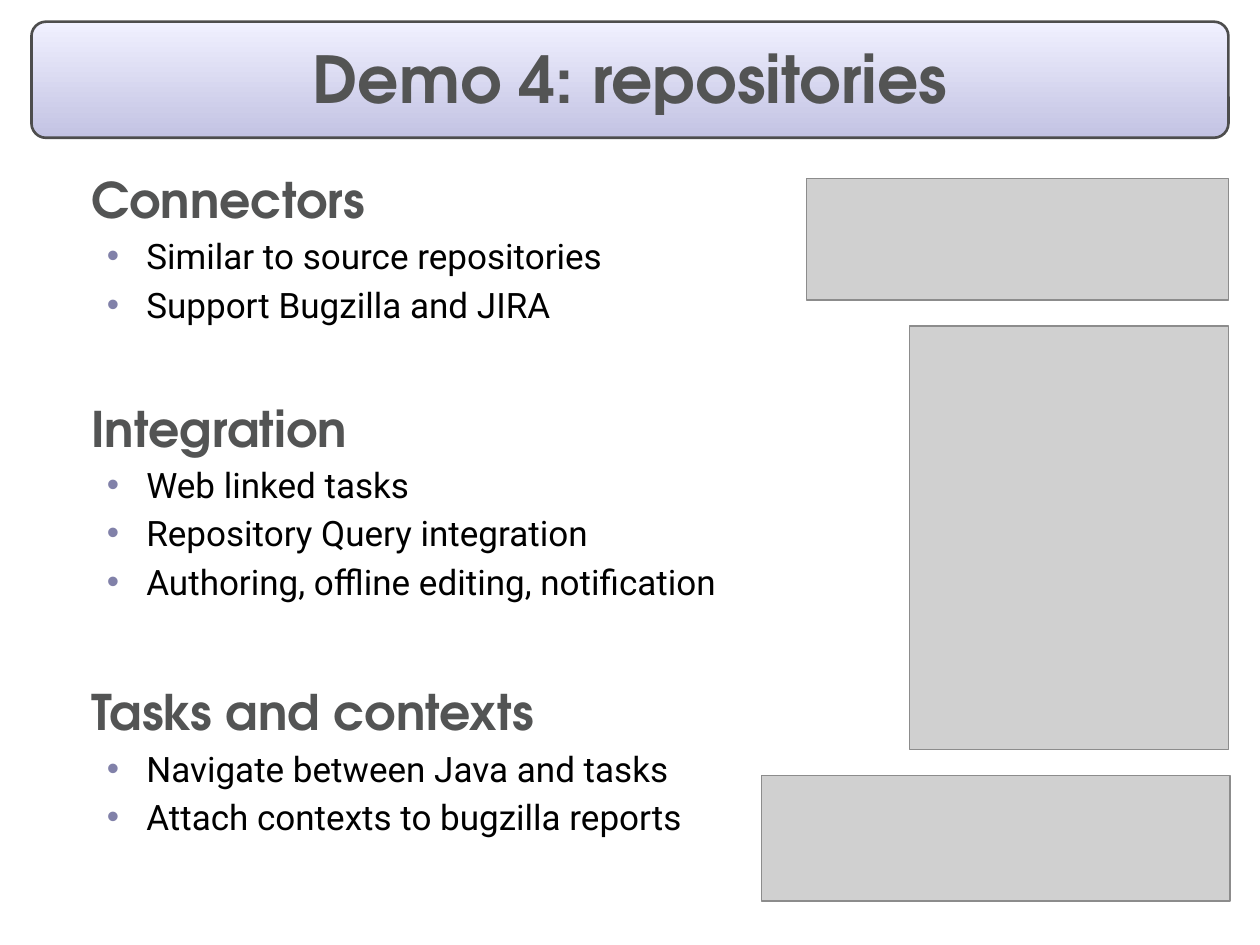
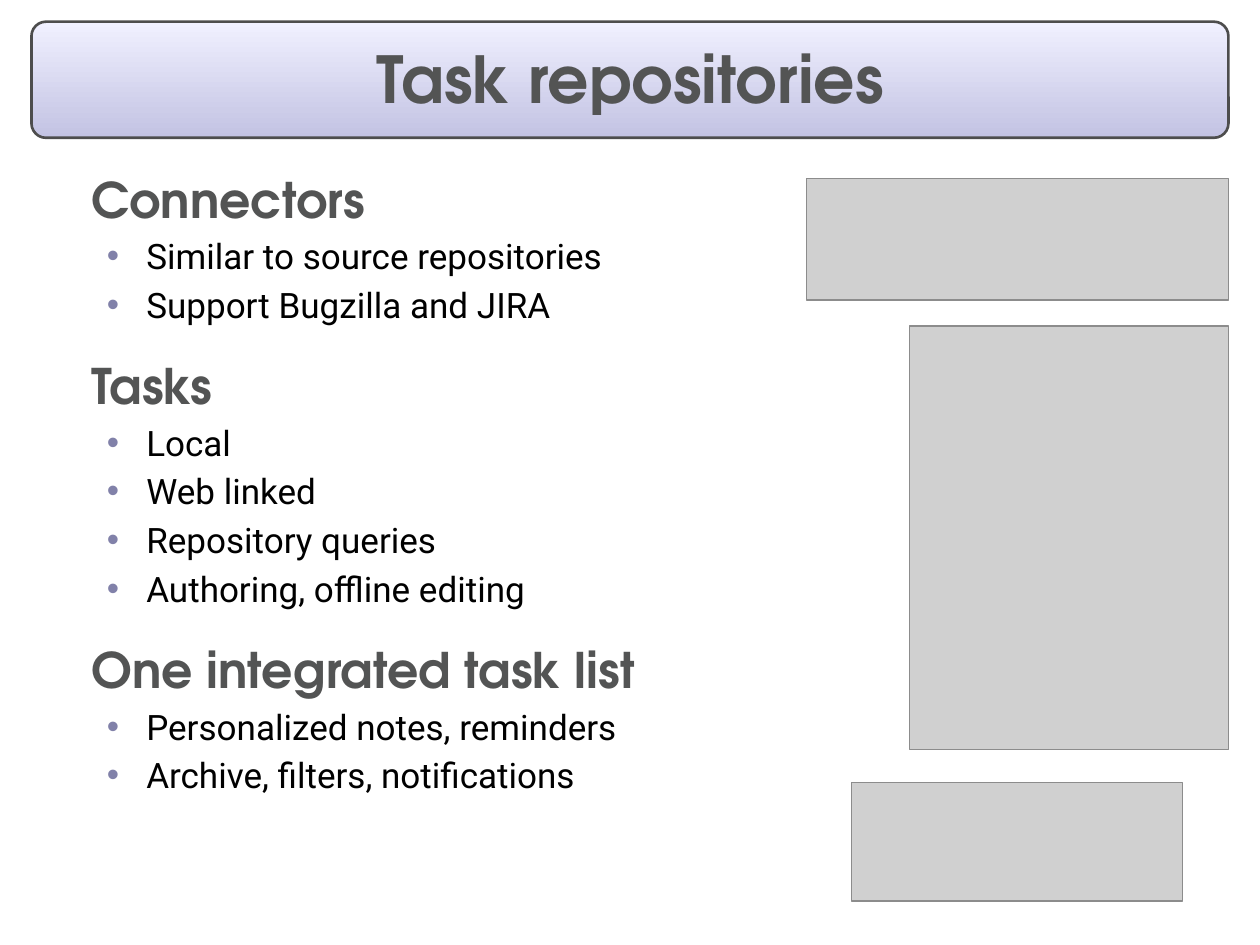
Before and after one commit to eclipse-mylyn/mylyn-website, a slide deck: slide 10 of publications/2006-03-mylar-eclipsecon.ppt. Drawn at 1260x945 pixels with LibreOffice and Linux fonts; fonts in the diff are those of the drawing; grey boxes stand for pictures. Boxes give left, top, right and bottom in pixels: in the first picture for what was removed or moved away, otherwise in the second. Text is boxed around its words. In the diff, an @@ line names an element or a change of style, - is before the commit and + after.

```diff
--- a/publications/2006-03-mylar-eclipsecon.ppt
+++ b/publications/2006-03-mylar-eclipsecon.ppt
@@ title at bbox=[377, 53, 883, 115]: text changed @@
-Demo 4: repositories
+Task repositories
@@ text at bbox=[91, 368, 635, 793]: text changed @@
-  Integration
-  • Web linked tasks
-  • Repository Query integration
-  • Authoring, offline editing, notification
-  Tasks and contexts
-  • Navigate between Java and tasks
-  • Attach contexts to bugzilla reports
+  Tasks
+  • Local
+  • Web linked
+  • Repository queries
+  • Authoring, offline editing
+  One integrated task list
+  • Personalized notes, reminders
+  • Archive, filters, notifications
@@ picture: place and size @@
-picture at bbox=[761, 775, 1230, 901]
+picture at bbox=[852, 782, 1183, 901]
```
Also in this commit, not shown: 8 other slides changed, 9 slides added, 8 slides removed, 1 other file.
